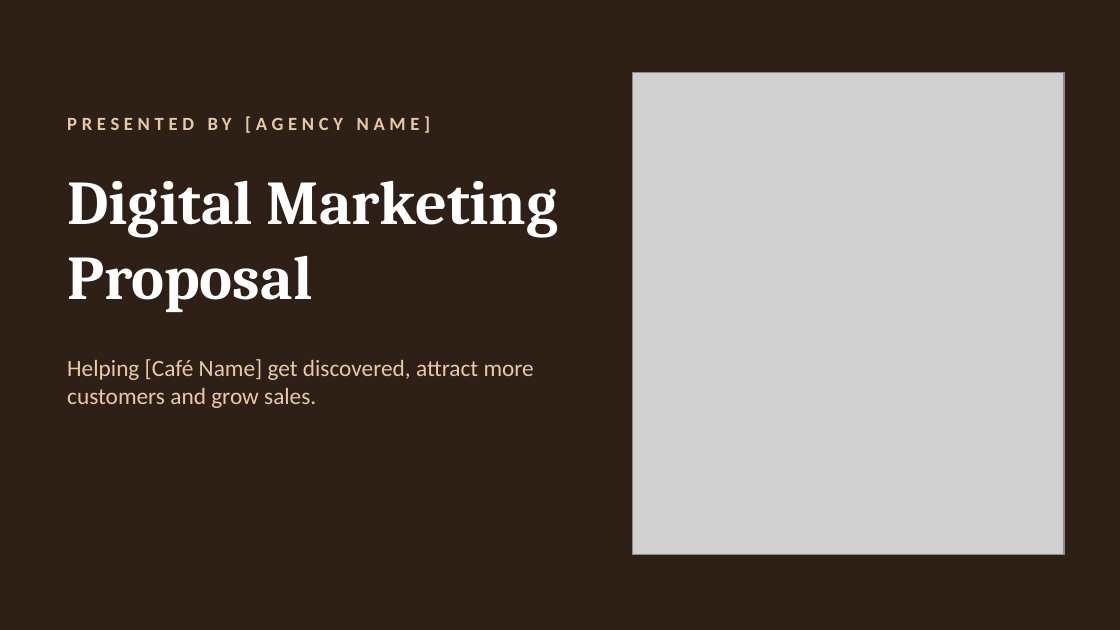
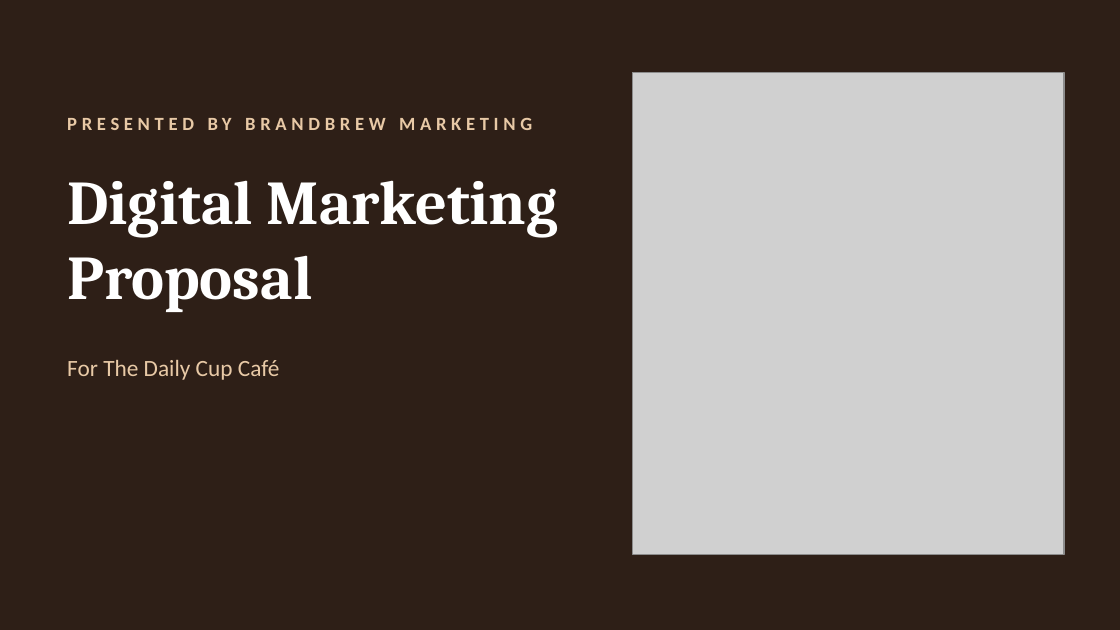
Before and after one commit to RahmaOshba/RahmaOshba, a slide deck: slide 1 of Cafe_Marketing_Proposal.pptx. Drawn at 1120x630 pixels with LibreOffice and Linux fonts; fonts in the diff are those of the drawing; grey boxes stand for pictures. Boxes give left, top, right and bottom in pixels: in the first picture for what was removed or moved away, otherwise in the second. Text is boxed around its words. In the diff, an @@ line names an element or a change of style, - is before the commit and + after.

```diff
--- a/Cafe_Marketing_Proposal.pptx
+++ b/Cafe_Marketing_Proposal.pptx
@@ text at [67,118,532,130]: text changed @@
-PRESENTED BY [AGENCY NAME]
+PRESENTED BY BRANDBREW MARKETING
@@ text at [67,360,280,380]: text changed @@
-Helping [Café Name] get discovered, attract more customers and grow sales.
+For The Daily Cup Café
```
Also in this commit, not shown: 8 other slides changed, 2 slides added, 2 slides removed.
